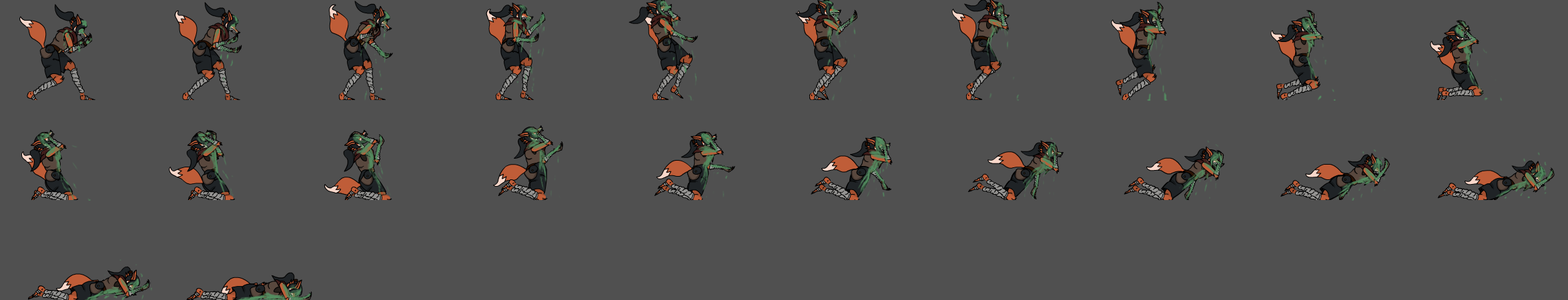
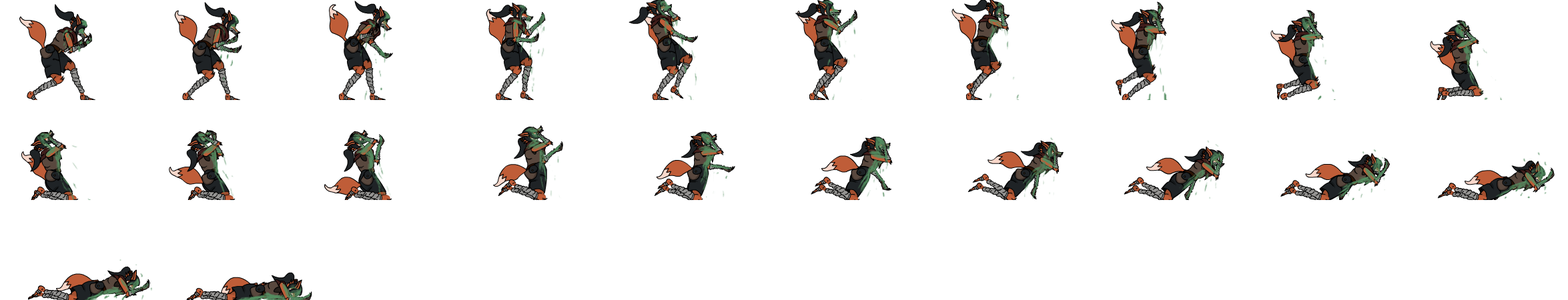
Layered file, before and after one edit (1568 × 300). Changes by layer:
painted on "Calque 1 copie" over (72, 100, 1503, 202)
hid "Arrière-plan" over (0, 0, 1568, 300)
